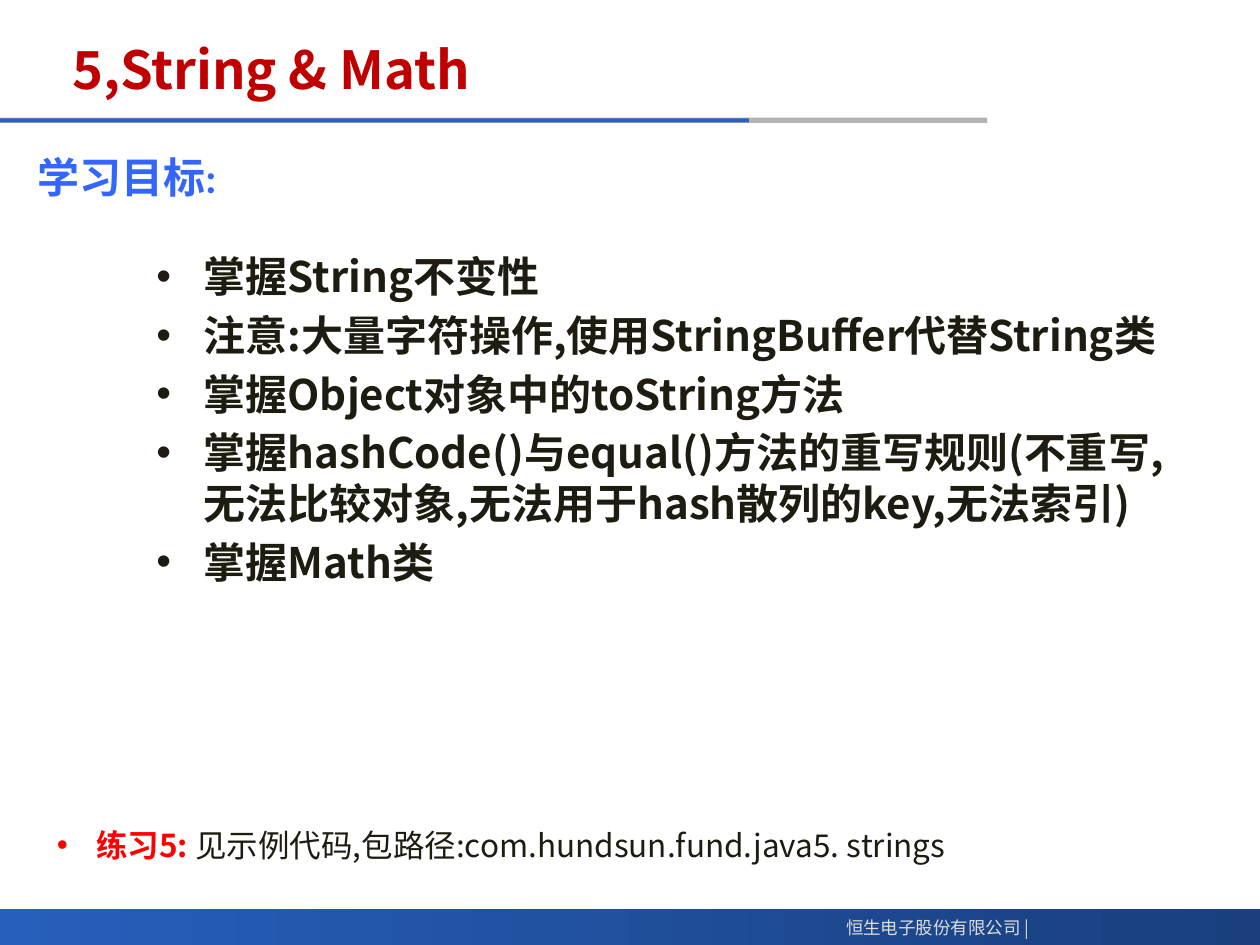
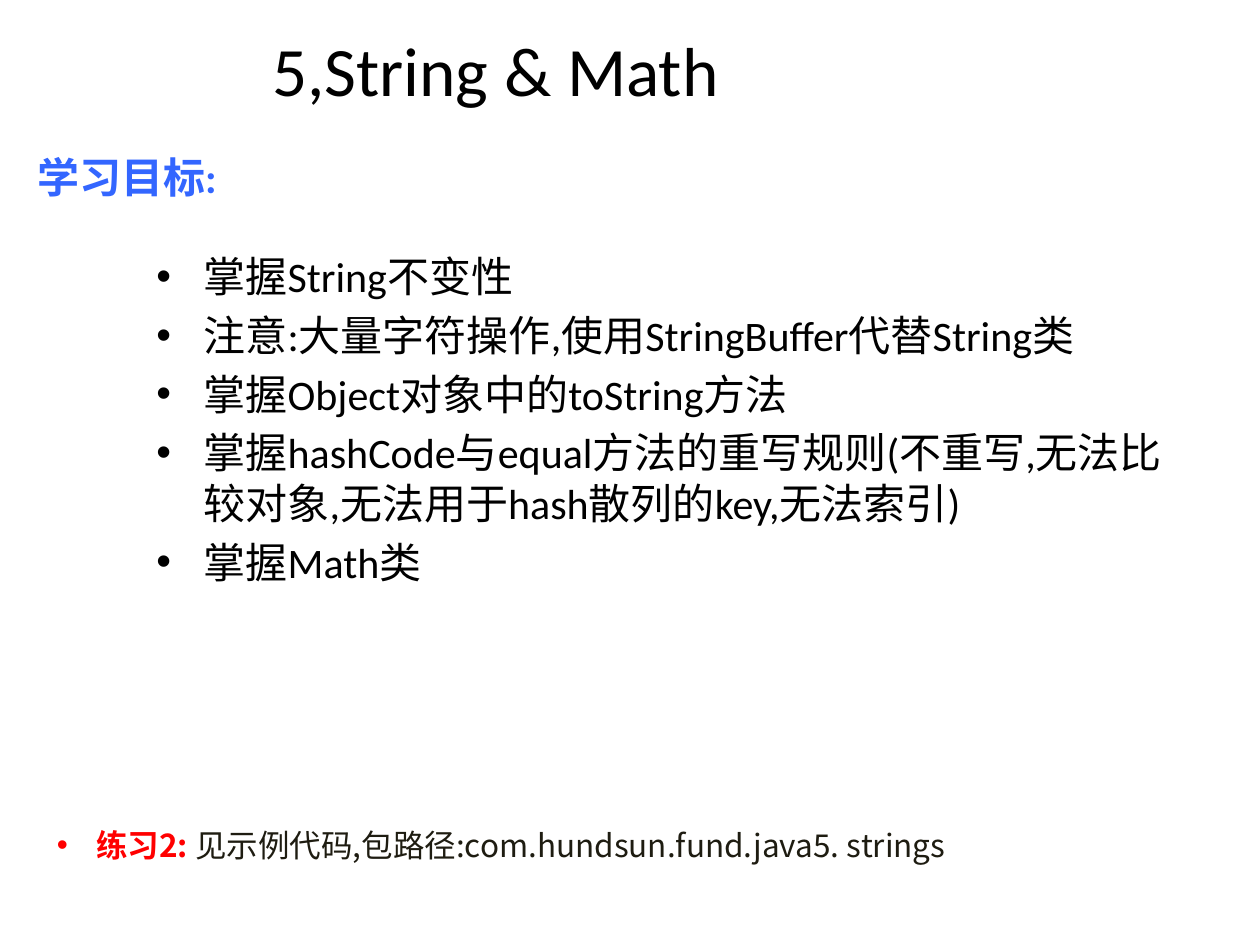
Before and after one commit to meadlai/HS-Java-Develop-GetStart, a slide deck: slide 8 of matiral/Java应用程序开发入门.pptx (slide 9 before the commit). Drawn at 1260x945 pixels with LibreOffice and Linux fonts; fonts in the diff are those of the drawing; background and template pictures are left out. Boxes give left, top, right and bottom in pixels: in the first picture for what was removed or moved away, otherwise in the second. Text is boxed around its words. In the diff, an @@ line names an element or a change of style, - is before the commit and + after.

```diff
--- a/matiral/Java应用程序开发入门.pptx
+++ b/matiral/Java应用程序开发入门.pptx
@@ title "5,String & Math" at (272, 48, 718, 108): size 30 to 39.6 pt, font Noto Sans CJK SC to Calibri, text colour #C00000 to #000000, bold off; alignment left to centre @@
@@ line removed from (0, 120) to (988, 120) @@
@@ line removed from (0, 120) to (748, 120) @@
@@ text at (204, 256, 1075, 582): font Noto Sans CJK SC to Calibri, text colour #1E1C11 to #000000, bold off in "掌握String不变性", "注意:大量字符操作,使用StringBuffer代替String类", "掌握Object对象中的toString方法", "掌握Math类" @@
@@ text at (204, 432, 1162, 526): text changed; font Noto Sans CJK SC to Calibri; text colour #1E1C11 to #000000; bold off @@
-• 掌握hashCode()与equal()方法的重写规则(不重写,无法比较对象,无法用于hash散列的key,无法索引)
+• 掌握hashCode与equal方法的重写规则(不重写,无法比较对象,无法用于hash散列的key,无法索引)
@@ text at (96, 830, 945, 865): text changed @@
-• 练习5: 见示例代码,包路径:com.hundsun.fund.java5. strings
+• 练习2: 见示例代码,包路径:com.hundsun.fund.java5. strings
@@ rectangle removed at (0, 910, 1260, 945) @@
@@ text removed at (846, 919, 1020, 936) @@
-恒生电子股份有限公司 |
```
Also in this commit, not shown: 12 other slides changed, 1 slide removed.
